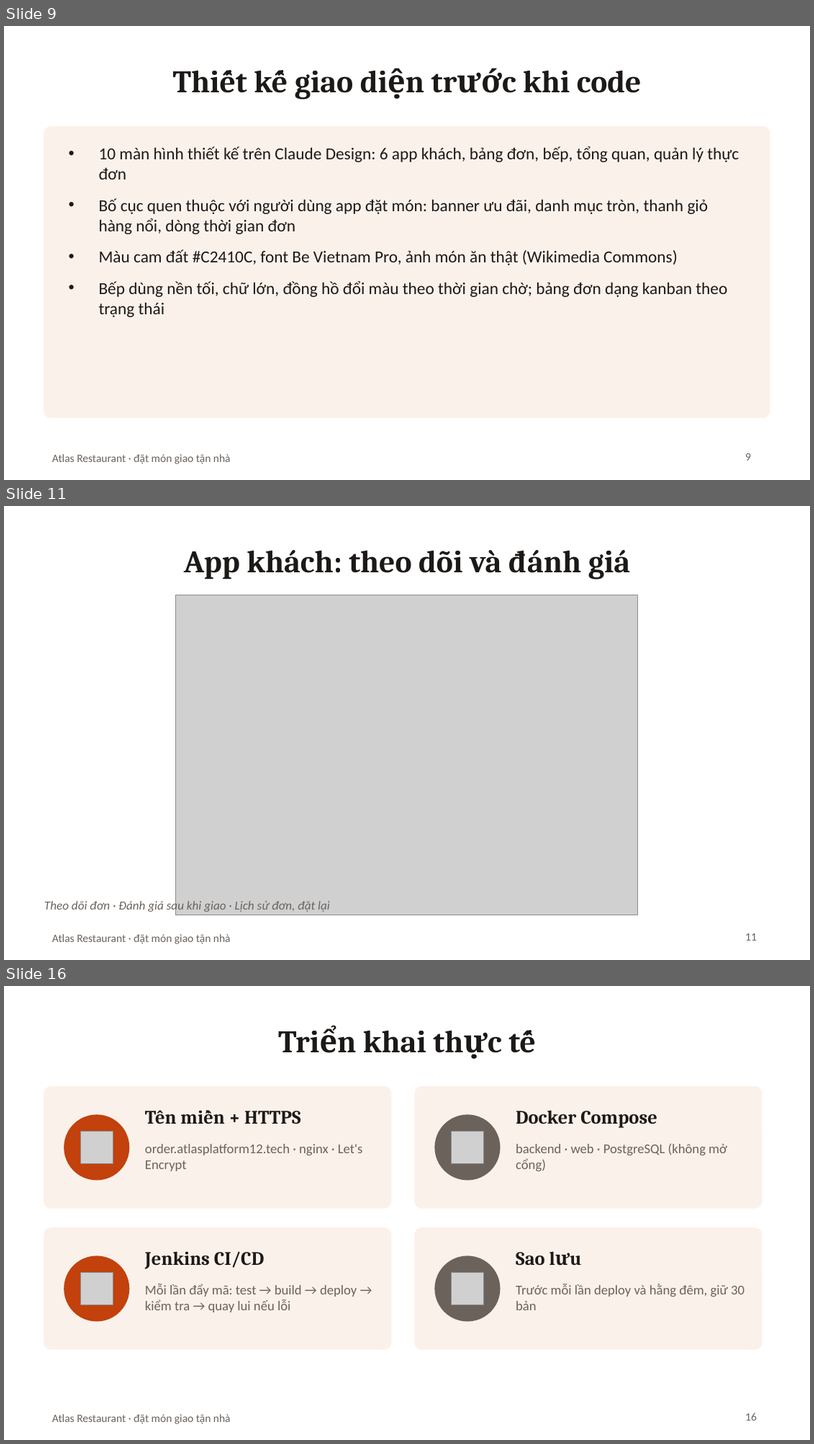
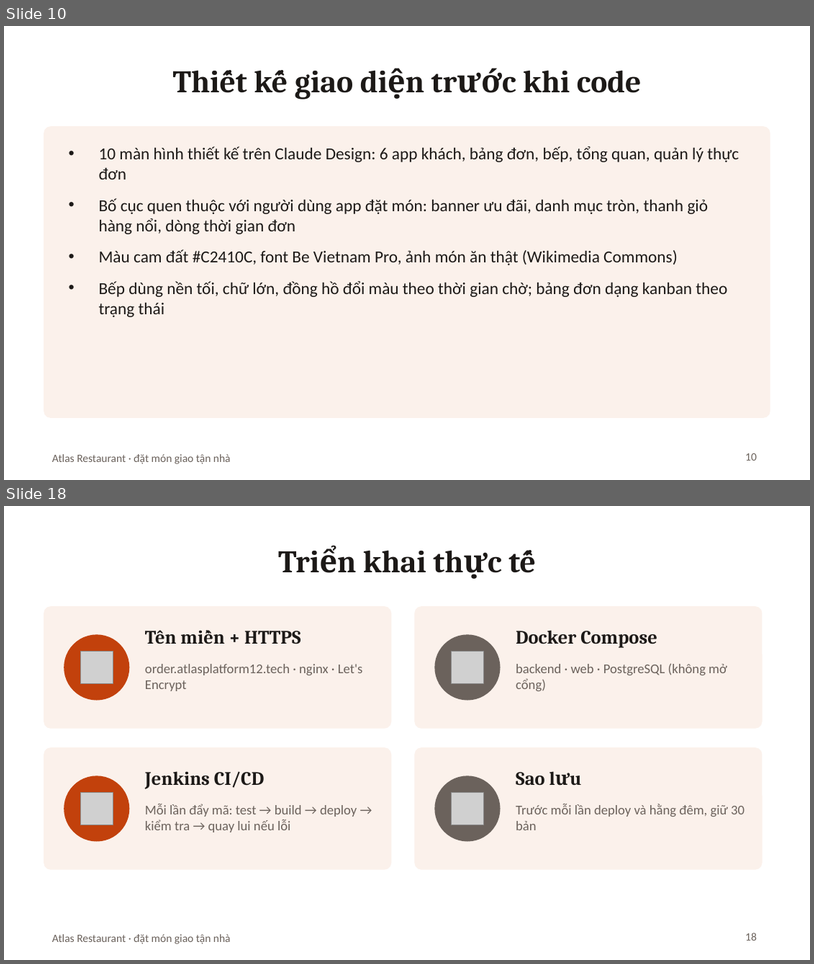
Before and after one commit to Anpham120/restaurant-ordering-mobile, a slide deck: docs/Slide_BTL_AtlasRestaurant.pptx. Shown one above the other, each under a label of ours: slides 9, 11 and 16 before the commit, slides 10 and 18 after it; the slides between them are not shown. The pictures are 814x1444 and 814x964 pixels, drawn with LibreOffice and Linux fonts; fonts in the diff are those of the drawing; grey boxes stand for pictures. Boxes give left, top, right and bottom in pixels: in the first picture for what was removed or moved away, otherwise in the second. Text is boxed around its words. In the diff, an @@ line names an element or a change of style, - is before the commit and + after.

```diff
--- a/docs/Slide_BTL_AtlasRestaurant.pptx
+++ b/docs/Slide_BTL_AtlasRestaurant.pptx
@@ slide 11 removed at (4, 506, 810, 960), background #FFFFFF; not listed: 1 template element that a slide beside it also shows @@
@@ title removed at (184, 550, 630, 579) @@
-App khách: theo dõi và đánh giá
@@ picture removed at (176, 595, 638, 915) @@
@@ text removed at (44, 899, 330, 913) @@
-Theo dõi đơn · Đánh giá sau khi giao · Lịch sử đơn, đặt lại
@@ page number removed at (746, 933, 757, 940) @@
-11
@@ what was slide 9 is now slide 10 @@
@@ page number at (746, 453, 757, 460): text changed @@
-9
+10
@@ what was slide 16 is now slide 18 @@
@@ page number at (746, 932, 757, 940): text changed @@
-16
+18
```
Also in this commit, not shown: 10 slides changed, 4 slides added, 1 other slide removed, 5 other files.
